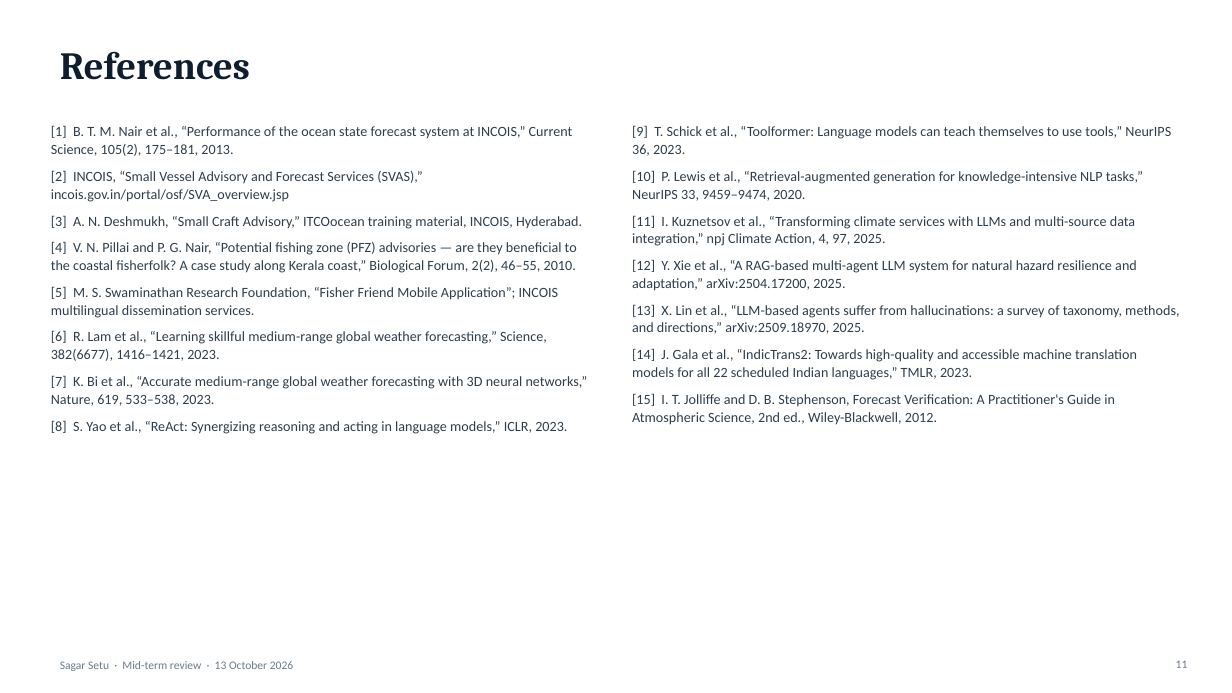
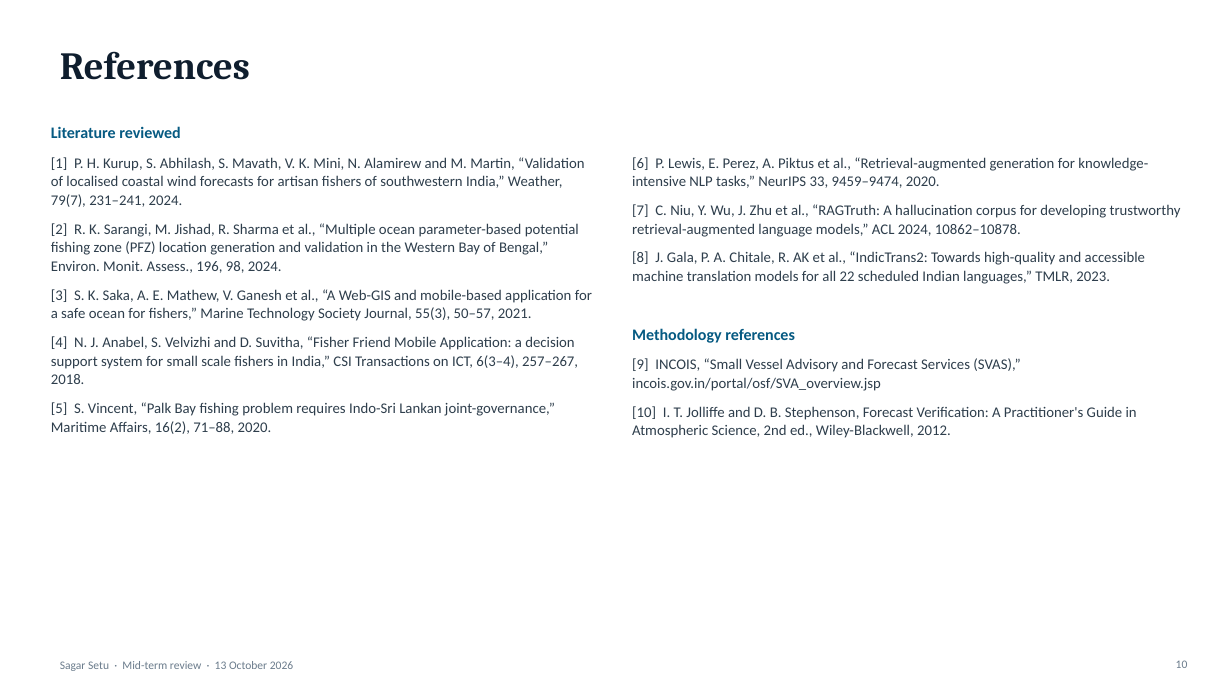
Before and after one commit to harshvsinghnorth/sagar-setu, a slide deck: slide 10 of docs/Sagar_Setu_MidTerm.pptx (slide 11 before the commit). Drawn at 1232x693 pixels with LibreOffice and Linux fonts; fonts in the diff are those of the drawing. Boxes give left, top, right and bottom in pixels: in the first picture for what was removed or moved away, otherwise in the second. Text is boxed around its words. In the diff, an @@ line names an element or a change of style, - is before the commit and + after.

```diff
--- a/docs/Sagar_Setu_MidTerm.pptx
+++ b/docs/Sagar_Setu_MidTerm.pptx
@@ text at (51,126,592,434): text changed; size 11 to 11.5 pt @@
-[1] B. T. M. Nair et al., “Performance of the ocean state forecast system at INCOIS,” Current Science, 105(2), 175–181, 2013.
-[2] INCOIS, “Small Vessel Advisory and Forecast Services (SVAS),” incois.gov.in/portal/osf/SVA_overview.jsp
-[3] A. N. Deshmukh, “Small Craft Advisory,” ITCOocean training material, INCOIS, Hyderabad.
-[4] V. N. Pillai and P. G. Nair, “Potential fishing zone (PFZ) advisories — are they beneficial to the coastal fisherfolk? A case study along Kerala coast,” Biological Forum, 2(2), 46–55, 2010.
-[5] M. S. Swaminathan Research Foundation, “Fisher Friend Mobile Application”; INCOIS multilingual dissemination services.
-[6] R. Lam et al., “Learning skillful medium-range global weather forecasting,” Science, 382(6677), 1416–1421, 2023.
-[7] K. Bi et al., “Accurate medium-range global weather forecasting with 3D neural networks,” Nature, 619, 533–538, 2023.
-[8] S. Yao et al., “ReAct: Synergizing reasoning and acting in language models,” ICLR, 2023.
+Literature reviewed
+[1] P. H. Kurup, S. Abhilash, S. Mavath, V. K. Mini, N. Alamirew and M. Martin, “Validation of localised coastal wind forecasts for artisan fishers of southwestern India,” Weather, 79(7), 231–241, 2024.
+[2] R. K. Sarangi, M. Jishad, R. Sharma et al., “Multiple ocean parameter-based potential fishing zone (PFZ) location generation and validation in the Western Bay of Bengal,” Environ. Monit. Assess., 196, 98, 2024.
+[3] S. K. Saka, A. E. Mathew, V. Ganesh et al., “A Web-GIS and mobile-based application for a safe ocean for fishers,” Marine Technology Society Journal, 55(3), 50–57, 2021.
+[4] N. J. Anabel, S. Velvizhi and D. Suvitha, “Fisher Friend Mobile Application: a decision support system for small scale fishers in India,” CSI Transactions on ICT, 6(3–4), 257–267, 2018.
+[5] S. Vincent, “Palk Bay fishing problem requires Indo-Sri Lankan joint-governance,” Maritime Affairs, 16(2), 71–88, 2020.
@@ text at (632,157,1181,438): text changed; size 11 to 11.5 pt @@
-[9] T. Schick et al., “Toolformer: Language models can teach themselves to use tools,” NeurIPS 36, 2023.
-[10] P. Lewis et al., “Retrieval-augmented generation for knowledge-intensive NLP tasks,” NeurIPS 33, 9459–9474, 2020.
-[11] I. Kuznetsov et al., “Transforming climate services with LLMs and multi-source data integration,” npj Climate Action, 4, 97, 2025.
-[12] Y. Xie et al., “A RAG-based multi-agent LLM system for natural hazard resilience and adaptation,” arXiv:2504.17200, 2025.
-[13] X. Lin et al., “LLM-based agents suffer from hallucinations: a survey of taxonomy, methods, and directions,” arXiv:2509.18970, 2025.
-[14] J. Gala et al., “IndicTrans2: Towards high-quality and accessible machine translation models for all 22 scheduled Indian languages,” TMLR, 2023.
-[15] I. T. Jolliffe and D. B. Stephenson, Forecast Verification: A Practitioner's Guide in Atmospheric Science, 2nd ed., Wiley-Blackwell, 2012.
+[6] P. Lewis, E. Perez, A. Piktus et al., “Retrieval-augmented generation for knowledge-intensive NLP tasks,” NeurIPS 33, 9459–9474, 2020.
+[7] C. Niu, Y. Wu, J. Zhu et al., “RAGTruth: A hallucination corpus for developing trustworthy retrieval-augmented language models,” ACL 2024, 10862–10878.
+[8] J. Gala, P. A. Chitale, R. AK et al., “IndicTrans2: Towards high-quality and accessible machine translation models for all 22 scheduled Indian languages,” TMLR, 2023.
+Methodology references
+[9] INCOIS, “Small Vessel Advisory and Forecast Services (SVAS),” incois.gov.in/portal/osf/SVA_overview.jsp
+[10] I. T. Jolliffe and D. B. Stephenson, Forecast Verification: A Practitioner's Guide in Atmospheric Science, 2nd ed., Wiley-Blackwell, 2012.
@@ page number at (1176,660,1188,668): text changed @@
-11
+10
```
Also in this commit, not shown: 6 other slides changed, 1 slide added, 2 slides removed, 10 other files.
